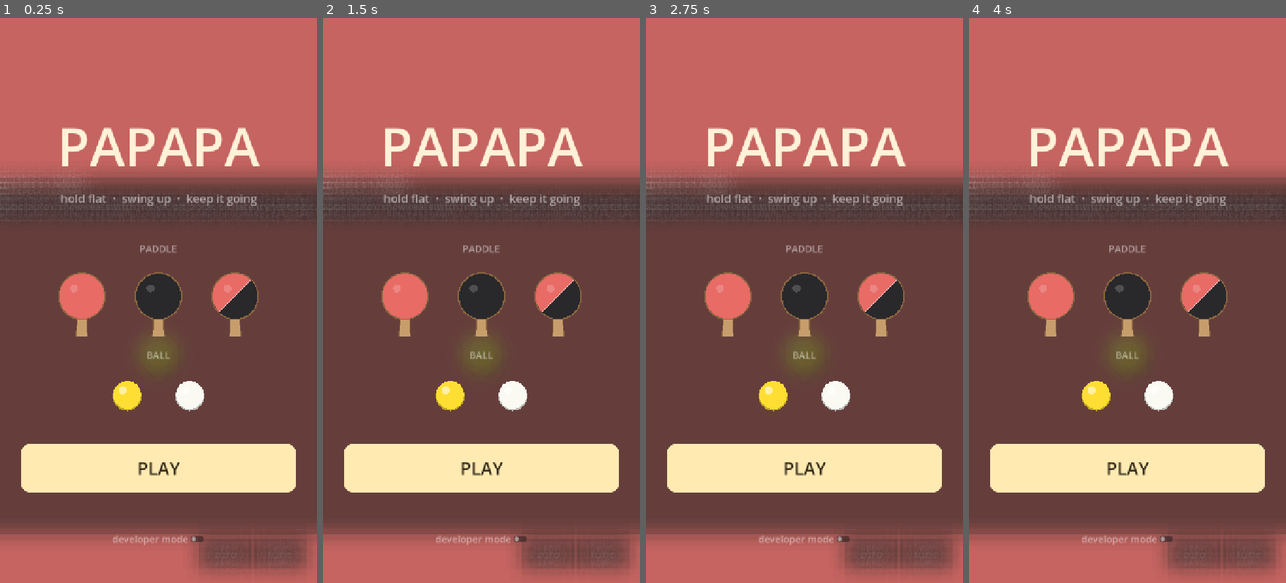
Above: before the commit, frames 1-4 (left to right).
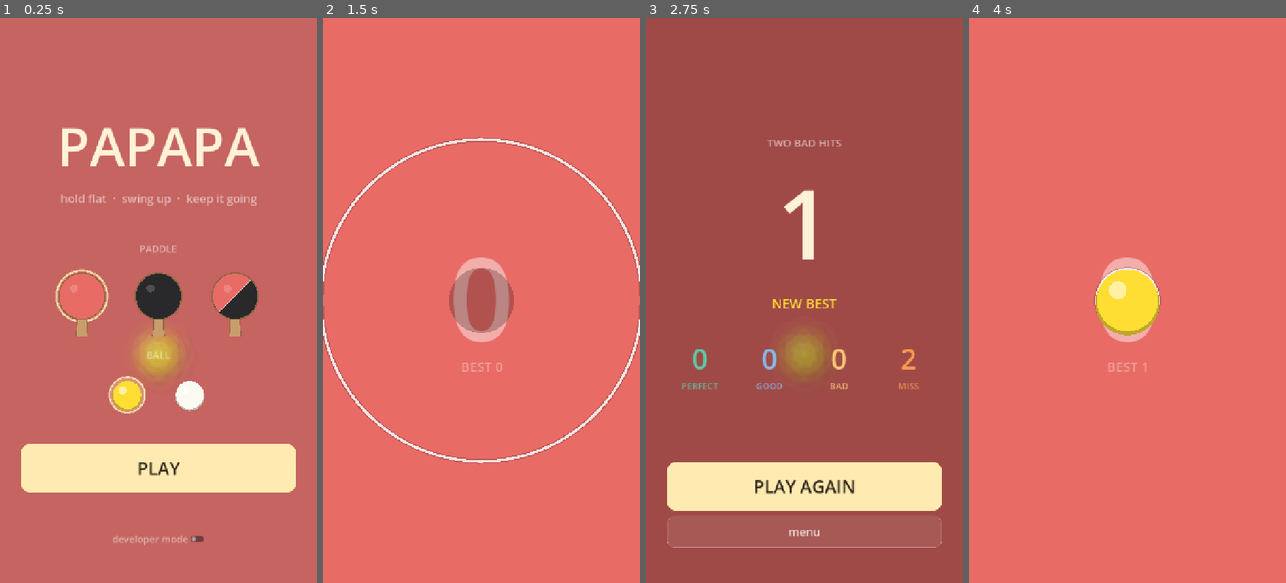
Above: after the commit, the same moments.

Repository: Xionday/Papapa
Game: Godot game, scene res://scenes/main.tscn
The game is run twice, just before and just after one commit, with the same random seed, the same clock (stepped at 60 frames per second) and the same inputs.
Inputs (mouse positions are in pixels of both pictures, inside the frame that each line leads up to):
- Up to frame 1 (0.25 s): no input
- Up to frame 2 (1.5 s): click "PLAY" at 0.5 s; click (481, 486) at 1.25 s, where only the run before the commit has a clickable "PLAY AGAIN"
- Up to frame 3 (2.75 s): click (804, 486) at 2 s, where only the run before the commit has a clickable "PLAY AGAIN"
- Up to frame 4 (4 s): click "PLAY AGAIN" at 2.75 s; click (1127, 470) at 3.5 s, where only the run before the commit has a clickable "PLAY"

The runs differ from the first frame. In frame 1, 56% of the frame differs, in the area x 0-100%, y 27-99%; in frame 2, 98%; in frame 3, 92%; in frame 4, 99%, in the area x 0-100%, y 0-100%.
Error before the commit: Parse Error: Expected indented block after lambda declaration. (res://scripts/hud.gd:137)

Commit message:
修正 hud.gd 重複插入造成的語法錯誤
Co-Authored-By: Claude Fable 5.1 <noreply@anthropic.com>
Claude-Session: https://claude.ai/code/session_01M2isnyCwhhtueNisXY1RbR

Diff:
--- a/scripts/hud.gd
+++ b/scripts/hud.gd
@@ -134,13 +134,7 @@
 	_zone_btn.text = "zone: on" if _game.zone_mode else "zone: off"
 	_zone_btn.pressed.connect(func():
 		_game.zone_mode = not _game.zone_mode
-		_lat_btn.pressed.connect(func():
-		_game.latency_test = not _game.latency_test
-		_game.latency_samples.clear()
-		_lat_btn.text = "latency: on" if _game.latency_test else "latency test"
-		if _game.latency_test:
-			_show_msg("tap the screen firmly 10 times"))
-	_zone_btn.text = "zone: on" if _game.zone_mode else "zone: off")
+		_zone_btn.text = "zone: on" if _game.zone_mode else "zone: off")
 	_test_sound.pressed.connect(func():
 		_game.get_node("Sfx").play("perfect")
 		_show_msg("sound: perfect"))
